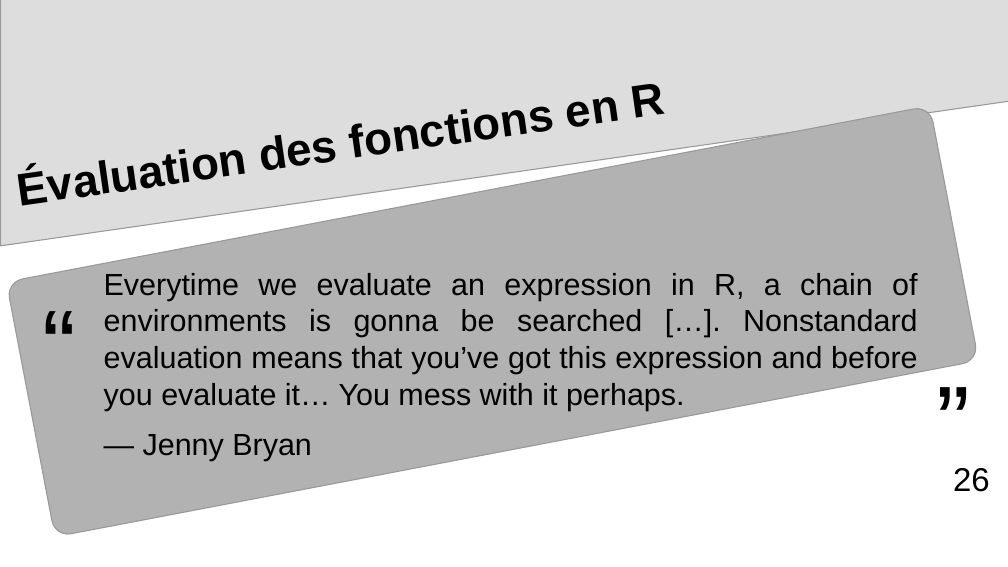
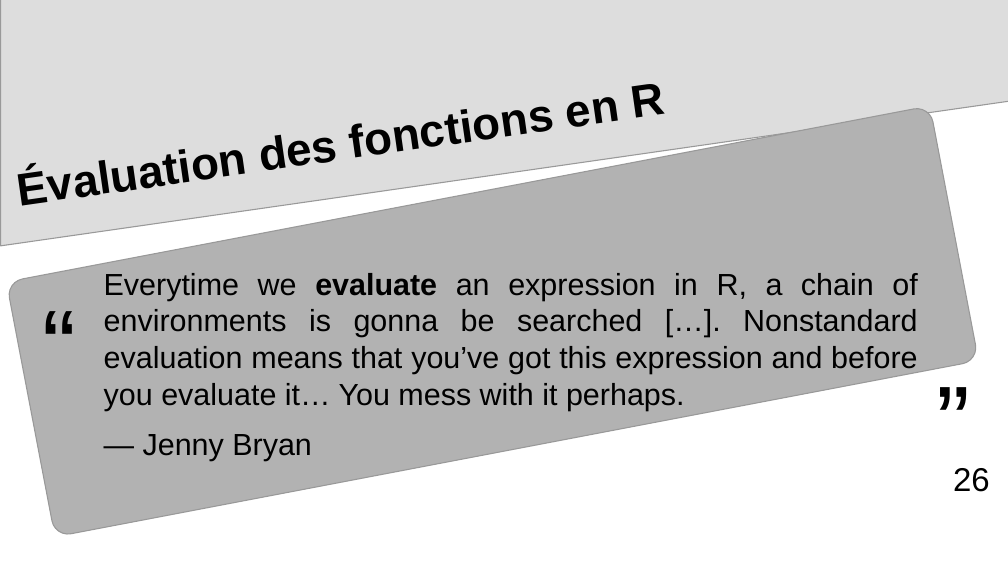
Before and after one commit to arnaud-feldmann/formation_r_drieets_prog_fonctionnelle, a slide deck: slide 26 of presentation.odp. Drawn at 1008x567 pixels with LibreOffice and Linux fonts; fonts in the diff are those of the drawing. Boxes give left, top, right and bottom in pixels: in the first picture for what was removed or moved away, otherwise in the second. Text is boxed around its words. In the diff, an @@ line names an element or a change of style, - is before the commit and + after.

```diff
--- a/presentation.odp
+++ b/presentation.odp
@@ text at <box>104,273,917,410</box>: bold on in "evaluate" @@
```
Also in this commit, not shown: 4 slides added.
